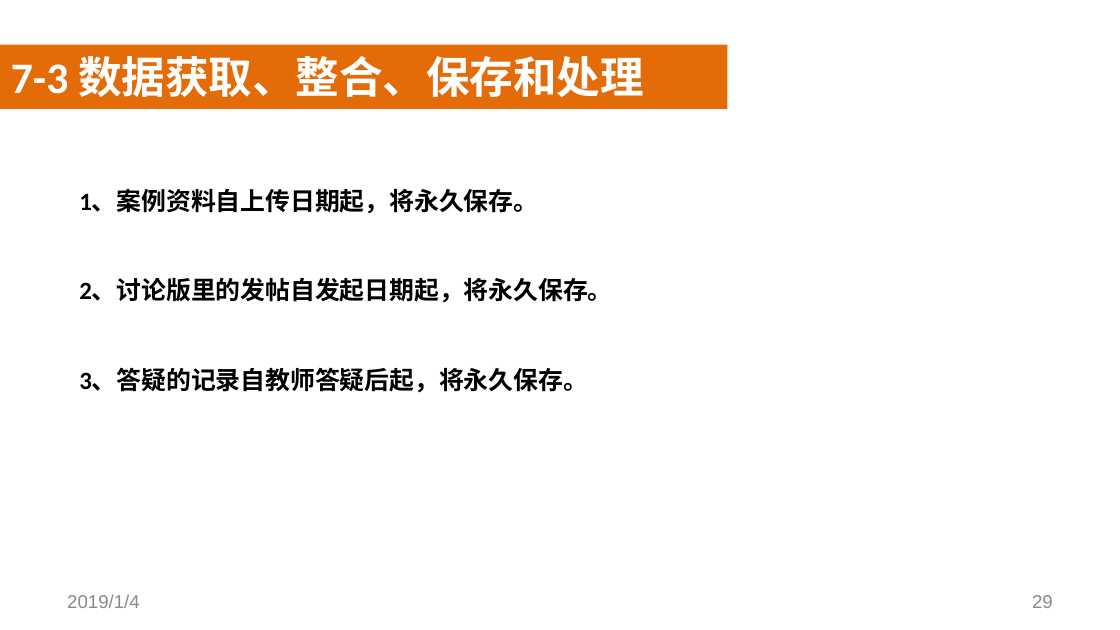
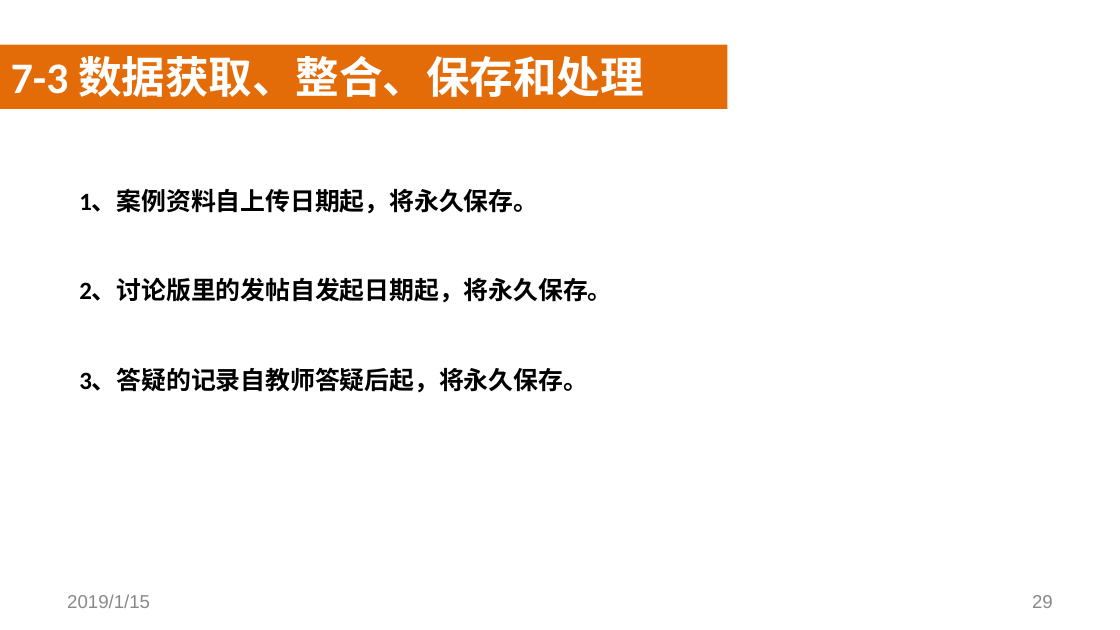
Before and after one commit to SoftwareRequirtmentsG02/Document, a slide deck: slide 29 of 案例教学系统/受控文档/分析设计/PPT/PRD2018-G02-SRS评审PPT.pptx. Drawn at 1120x630 pixels with LibreOffice and Linux fonts; fonts in the diff are those of the drawing; background and template pictures are left out. Boxes give left, top, right and bottom in pixels: in the first picture for what was removed or moved away, otherwise in the second. Text is boxed around its words. In the diff, an @@ line names an element or a change of style, - is before the commit and + after.

```diff
--- a/案例教学系统/受控文档/分析设计/PPT/PRD2018-G02-SRS评审PPT.pptx
+++ b/案例教学系统/受控文档/分析设计/PPT/PRD2018-G02-SRS评审PPT.pptx
@@ text at bbox=[67, 594, 150, 608]: text changed @@
-2019/1/4
+2019/1/15
```
Also in this commit, not shown: 57 other slides changed, 2 other files.
